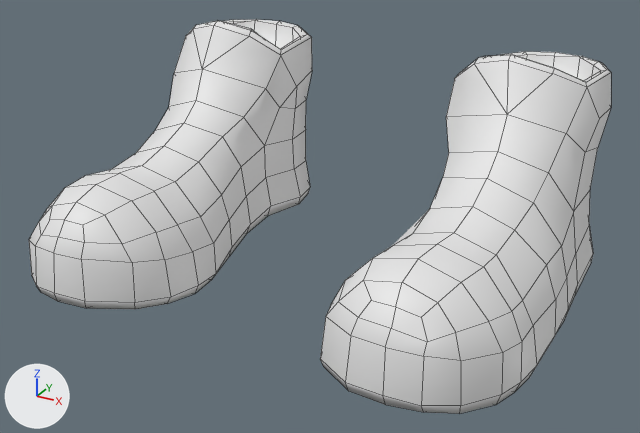
What one commit did to the FBX model Assets/BoZo_StylizedModularCharacters/Outfits/Base/Feet/Outfit_Feet_CoolShoes/BSMC_Outfit_Shoes_CoolShoes.fbx.
The view is the same before and after, from a 50 mm camera at (0.266, -0.574, 0.275) aimed at (0.004, -0.098, 0.037). Arrows for +X, +Y and +Z are at lower left; the lights stay in place. Mesh edges are drawn as thin lines. Materials are left out; every surface is plain grey. Where no turn or scale is listed for an object, it has been applied to the vertices.

In view in the first picture: 'BSMC_Outfit_Shoes_CoolShoes'.
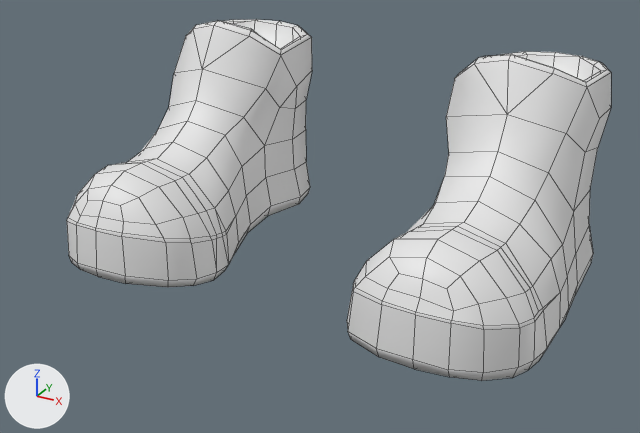
Changed parts and their boxes (x1, y1, x2, y2) in the pictures (640 x 433 px; the box of a moved part takes in the faces that stretch with it):
'BSMC_Outfit_Shoes_CoolShoes', reshaped (7% narrower, 8% shorter): before (29, 19, 611, 414); after (67, 19, 611, 381)
part 1 of me_mesh, built on: before (320, 151, 577, 414); after (347, 151, 577, 381)
part 2 of me_mesh, built on: before (29, 101, 266, 309); after (67, 101, 266, 287)
part 3 of me_mesh, moved or reshaped: (293, 130, 310, 197) in both

The change, as a list of edits to the scene's bpy script:
```text
Change me_mesh:
    used by ob_bsmc_outfit_shoes_coolshoes; location = (0.0, 0.0, 0.0)
    verts and faces of me_mesh; kept vertices keep their numbers, new ones are numbered from 415
    before: 222 (-0.151, 0.034, 0.024), 224 (-0.114, 0.055, 0.025), 226 (-0.078, 0.028, 0.022) at pixel (305, 160), 260 (-0.135, 0.051, 0.025), 261 (-0.092, 0.046, 0.025)
    remove me_mesh.from_pydata(...)  # 415 vertices, 415 faces; spans x -0.17..0.17, y -0.228..0.058, z -0.011..0.147
    add me_mesh.from_pydata(...)  # 456 vertices, 460 faces; spans x -0.17..0.17, y -0.19..0.058, z -0.011..0.147
    me_mesh part 1
    14 vertices are removed from x 0.054..0.167, y -0.219..-0.102, z -0.005..0.054
    36 faces are deleted
    7 vertices in x 0.086..0.17, y -0.11..-0.108, z -0.01..0.071 move by (0.0, 0.01, 0.0)
    5 vertices in x 0.09..0.131, y -0.225..-0.221, z 0.003..0.037 move by (0.0, 0.037, 0.0)
    5 vertices in x 0.114..0.17, y -0.15..-0.147, z -0.009..0.038 move by (0.0, 0.019, 0.0)
    4 vertices in x 0.16..0.168, y -0.077..-0.074, z -0.008..0.043 move by (0.0, 0.002, 0.0)
    4 vertices in x 0.066..0.159, y -0.106..-0.102, z -0.009..0.043 move by (0.0, 0.009, 0.0)
    3 vertices in x 0.111..0.132, y -0.228..-0.224, z 0.008..0.037 move by (0.0, 0.038, 0.0)
    50 vertices move from x 0.056..0.167, y -0.22..-0.07, z -0.011..0.081 to x 0.056..0.167, y -0.185..-0.07, z -0.011..0.081
    36 vertices are added at x 0.054..0.167, y -0.187..-0.094, z -0.005..0.059
    59 new faces join them
    me_mesh part 2
    14 vertices are removed from x -0.167..-0.054, y -0.219..-0.102, z -0.005..0.054
    36 faces are deleted
    7 vertices in x -0.17..-0.086, y -0.11..-0.108, z -0.01..0.071 move by (0.0, 0.01, 0.0)
    5 vertices in x -0.131..-0.09, y -0.225..-0.221, z 0.003..0.037 move by (0.0, 0.037, 0.0)
    5 vertices in x -0.17..-0.114, y -0.15..-0.147, z -0.009..0.038 move by (0.0, 0.019, 0.0)
    4 vertices in x -0.168..-0.16, y -0.077..-0.074, z -0.008..0.043 move by (0.0, 0.002, 0.0)
    4 vertices in x -0.159..-0.066, y -0.106..-0.102, z -0.009..0.043 move by (0.0, 0.009, 0.0)
    3 vertices in x -0.132..-0.111, y -0.228..-0.224, z 0.008..0.037 move by (0.0, 0.038, 0.0)
    50 vertices move from x -0.167..-0.056, y -0.22..-0.07, z -0.011..0.081 to x -0.167..-0.056, y -0.185..-0.07, z -0.011..0.081
    36 vertices are added at x -0.167..-0.054, y -0.187..-0.094, z -0.005..0.059
    59 new faces join them
    me_mesh part 3
    add for i in [224, 226, 260]: verts[i] += (0.0, 0.0, -0.001)
    add verts[261] = (-0.092, 0.047, 0.023)  # moved
    add verts[222] = (-0.152, 0.035, 0.022)  # moved
```
